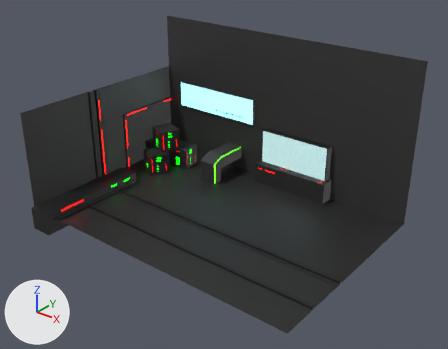
The Blender file Assets/Blender/menubackground.blend, before and after one commit.
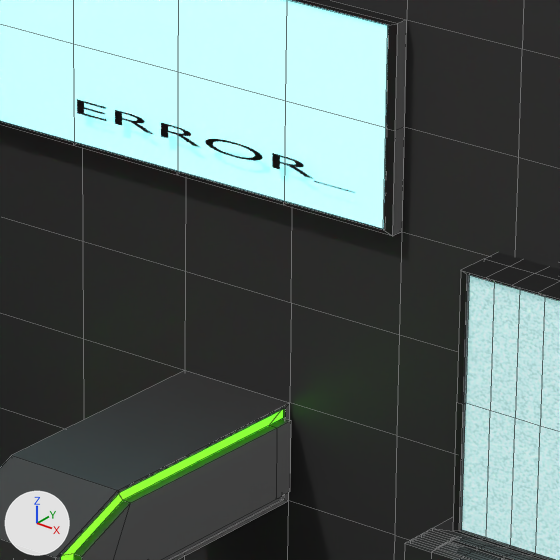
Old and new are each drawn whole from a 50 mm camera at (3.36, -4.06, 3.0) aimed at (0.13, -0.03, 0.5) and again close up on the part from 46% to 61% of the width and 28% to 47% of the height. Lighting does not change. The marker at lower left points along +X, +Y and +Z. The close-ups show mesh edges as thin lines.

The older version as bpy lines, for what is in view:
```python
me_cube_001 = bpy.data.meshes.new('Cube.001')
me_cube_001.from_pydata(...)  # 1622 vertices, 1620 faces; spans x -1.0..1.0, y -1.02..1.0, z -1.0..3.77
# faces by material slot: [1435, 136, 9, 40]
me_cube_001.materials.append(mat_material_013)  # black #2a2a2a
me_cube_001.materials.append(mat_material_014)  # black #191919
me_cube_001.materials.append(mat_material_015)  # red #ff0000
me_cube_001.materials.append(mat_material_016)
me_plane_001 = bpy.data.meshes.new('Plane.001')
me_plane_001.from_pydata(...)  # 259 vertices, 234 faces; spans x -1.0..1.0, y -1.12..2.15, z 0.0..0.49
# faces by material slot: [169, 5, 48, 12]
me_plane_001.materials.append(mat_material_017)  # black #353535
me_plane_001.materials.append(mat_material_021)  # red #ff0000
me_plane_001.materials.append(mat_material_026)  # black #191919
me_plane_001.materials.append(mat_material_027)  # white #e7e7e7
txt_text = bpy.data.curves.new('Text', 'FONT')
txt_text.body = 'ERROR_'
txt_text.materials.append(mat_material_030)  # black #000000
txt_text.size = 0.18
ob_cube = bpy.data.objects.new('Cube', me_cube_001)
ob_cube.location = (0.278, 1.0, 0.09)
ob_cube.scale = (0.42, 0.15, 0.13)
ob_plane_001 = bpy.data.objects.new('Plane.001', me_plane_001)
ob_plane_001.location = (0.0, 1.0, 0.5)
ob_plane_001.rotation_euler = (1.571, 0.0, 0.0)  # degrees (90, 0, 0)
ob_plane_001.scale = (1.5, 0.5, 1.0)
ob_text = bpy.data.objects.new('Text', txt_text)
ob_text.location = (-0.791, 0.972, 0.623)
ob_text.rotation_euler = (1.571, 0.0, 0.0)  # degrees (90, 0, 0)
ob_text.scale = (0.717, 0.162, 1.0)
```
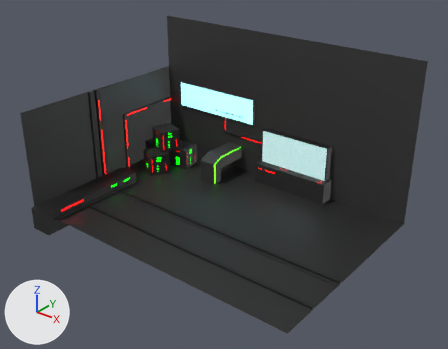
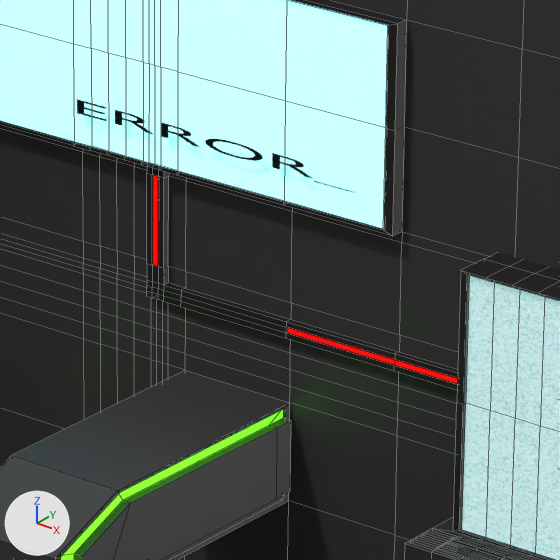
Scene script edits in JSON lines:
```json
{"op": "add", "block": "mat_material", "code": ["mat_material = principled_material('Material')", "mat_material.base_color = (1.0, 0.0, 0.0)  # red #ff0000", "mat_material.emission_color = (1.0, 0.0, 0.0)  # red #ff0000", "mat_material.emission_strength = 5.0"]}
{"block": "me_plane_001", "where": "# used by ob_plane_001; location = (0.0, 1.0, 0.5); rotation_euler = (1.571, 0.0, 0.0), in degrees (90, 0, 0); scale = (1.5, 0.5, 1.0)"}
{"op": "remove", "block": "me_plane_001", "code": "me_plane_001.from_pydata(...)  # 259 vertices, 234 faces; spans x -1.0..1.0, y -1.12..2.15, z 0.0..0.49"}
{"op": "add", "block": "me_plane_001", "code": "me_plane_001.from_pydata(...)  # 600 vertices, 560 faces; spans x -1.0..1.0, y -1.12..2.15, z 0.0..0.49"}
{"block": "me_plane_001", "change": "me_plane_001 part 1: 341 vertices added at x -1.0..1.0, y -1.0..2.15, z 0.0..0.02"}
{"op": "add", "block": "me_plane_001", "code": "me_plane_001.materials.append(mat_material)  # red #ff0000"}
```

Boxes (x1, y1, x2, y2) around the edits, measured in the close-ups (560 x 560 px):
```json
{"part": 1, "of": "me_plane_001", "change": "added", "after": [0, 0, 489, 560]}
```
